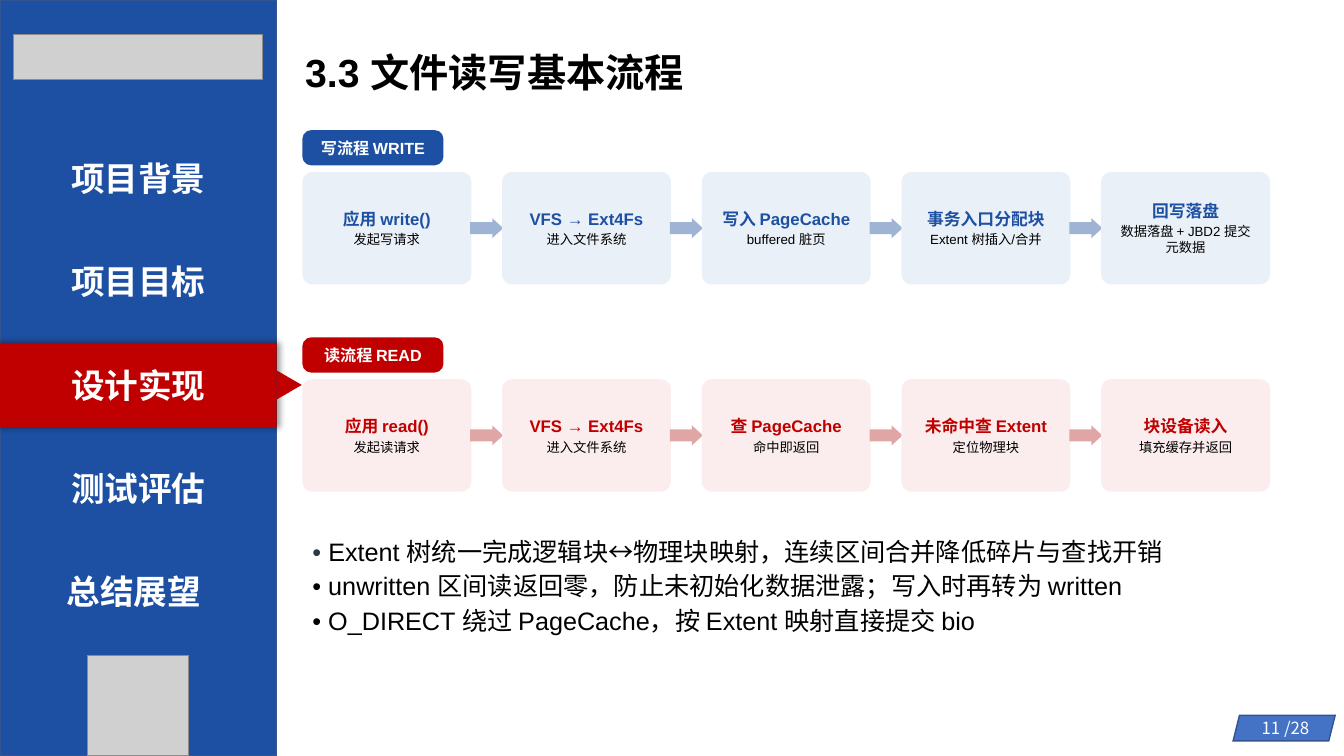
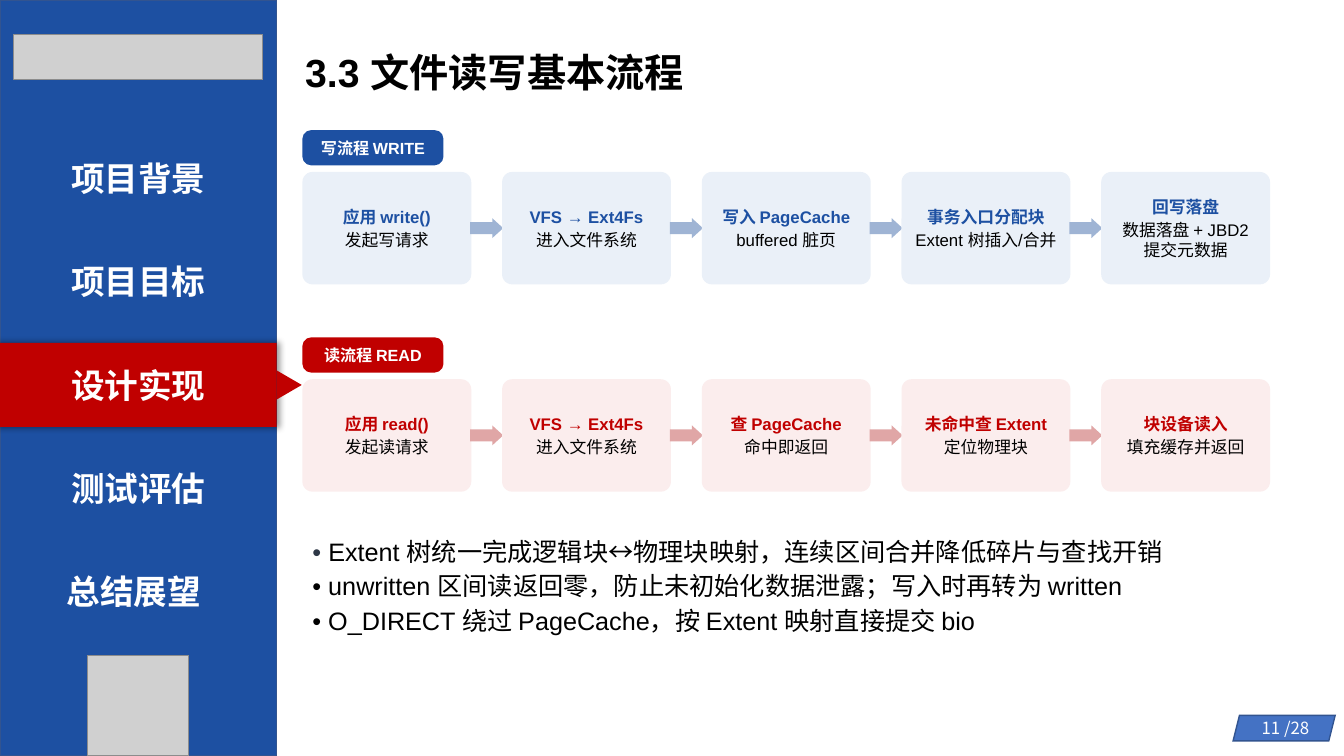
Before and after one commit to byliangg/os_com, a slide deck: slide 11 of 初赛幻灯片.pptx. Drawn at 1344x756 pixels with LibreOffice and Linux fonts; fonts in the diff are those of the drawing; grey boxes stand for pictures. Boxes give left, top, right and bottom in pixels: in the first picture for what was removed or moved away, otherwise in the second. Text is boxed around its words. In the diff, an @@ line names an element or a change of style, - is before the commit and + after.

```diff
--- a/初赛幻灯片.pptx
+++ b/初赛幻灯片.pptx
@@ text in rounded rectangle at [345, 232, 429, 248]: size 9.5 to 12 pt in "发起写请求" @@
@@ text in rounded rectangle at [536, 232, 637, 248]: size 9.5 to 12 pt in "进入文件系统" @@
@@ text in rounded rectangle at [736, 232, 836, 248]: size 9.5 to 12 pt in "buffered 脏页" @@
@@ text in rounded rectangle at [915, 232, 1057, 248]: size 9.5 to 12 pt in "Extent 树插入/合并" @@
@@ text in rounded rectangle at [1122, 222, 1249, 258]: size 9.5 to 12 pt in "数据落盘 + JBD2 提交元数据" @@
@@ text in rounded rectangle at [345, 439, 429, 455]: size 9.5 to 12 pt in "发起读请求" @@
@@ text in rounded rectangle at [536, 439, 637, 455]: size 9.5 to 12 pt in "进入文件系统" @@
@@ text in rounded rectangle at [744, 439, 828, 455]: size 9.5 to 12 pt in "命中即返回" @@
@@ text in rounded rectangle at [944, 439, 1028, 455]: size 9.5 to 12 pt in "定位物理块" @@
@@ text in rounded rectangle at [1127, 439, 1245, 455]: size 9.5 to 12 pt in "填充缓存并返回" @@
```
Also in this commit, not shown: 6 other slides changed, 2 other files.
